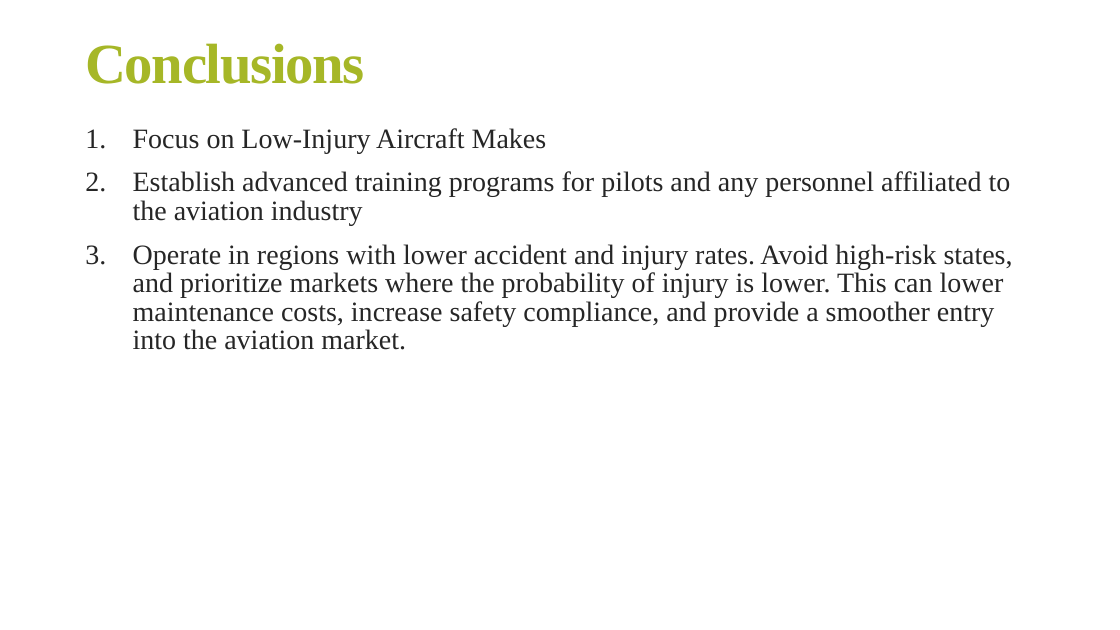
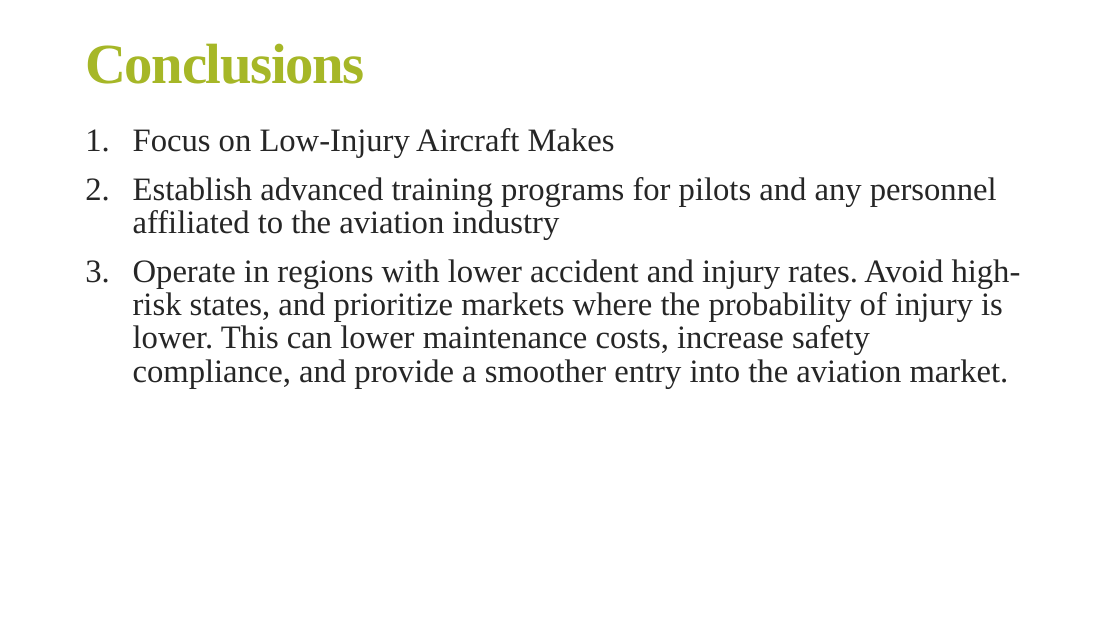
Before and after one commit to FranciscarNdanu/PHASE-1-PROJECT, a slide deck: slide 11 of Presentation.pptx. Drawn at 1120x630 pixels with LibreOffice and Linux fonts; fonts in the diff are those of the drawing. Boxes give left, top, right and bottom in pixels: in the first picture for what was removed or moved away, otherwise in the second. Text is boxed around its words. In the diff, an @@ line names an element or a change of style, - is before the commit and + after.

```diff
--- a/Presentation.pptx
+++ b/Presentation.pptx
@@ text "Focus on Low-Injury Aircraft Makes" at bbox=[133, 128, 1021, 388]: size 24 to 28 pt @@
```
Also in this commit, not shown: 4 other slides changed, 2 slides added, 2 slides removed, 11 other files.
